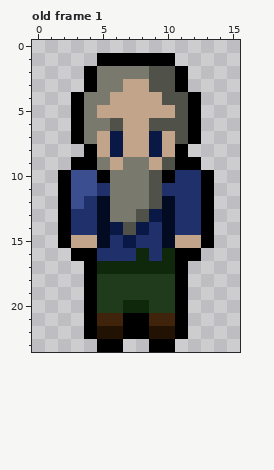
Pixel-art file, stored at art/old_man/old_man.ase. That is the earlier state.
16x24 pixels, 1 frame. Shown: old frame 1. The commit also changed other frames, which this record leaves out.
After:
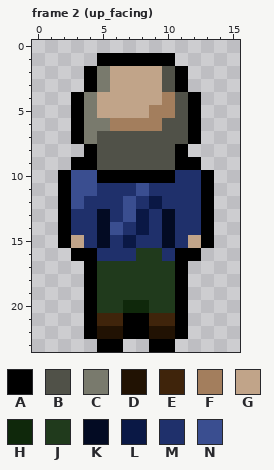
Palette (. is transparent): A #000000  B #505148  C #797a6d  D #211203  E #3f240b  F #a37e5d  G #c1a489  H #0f280b  J #203a1c  K #030b23  L #0a1845  M #1f306b  N #3a4e90
A new or re-ordered frame is compared with the old frame closest to it.
Author's note on the commit: complete old man frames for facing each direction
From old to new:
frames 1 -> 4
Frame 2 (up_facing) is new; against old frame 1:
The edit turns colour B into colour A in row 10 at x 9.
The edit turns colour C into colour A in row 10 at x 6 to 8.
The edit turns colour C into colour B in row 9 at x 5 and 7 to 8.
The edit turns colour G into colour B in rows 7 to 8 at x 5, 7 to 8 and 10; in row 9 at x 6 and 9.
The edit turns colour L into colour B in rows 7 to 8 at x 6 and 9.
The edit turns colour B into colour F in row 4 at x 10; in row 6 at x 6 and 9.
The edit turns colour G into colour F in row 5 at x 9 to 10; in row 6 at x 7 to 8.
The edit turns colour B into colour G in rows 2 to 3 at x 9.
The edit turns colour C into colour G in row 2 at x 6 to 8; in row 3 at x 6; in row 4 at x 5.
The edit turns colour H into colour J in row 16 at x 8; in row 17 at x 5 to 10.
The edit turns colour M into colour J in row 16 at x 9.
The edit turns colour B into colour L in row 12 at x 9; in row 13 at x 8.
The edit turns colour B into colour M in row 11 at x 9; in row 14 at x 7.
The edit turns colour C into colour M in row 11 at x 6 to 7; in row 12 at x 6 and 8; in row 13 at x 6.
The edit turns colour G into colour M in row 15 at x 4 and 11.
The edit turns colour H into colour M in row 16 at x 10.
The edit turns colour K into colour M in row 12 at x 5 and 10.
The edit turns colour L into colour M in row 13 at x 9.
The edit turns colour C into colour N in row 11 at x 8; in rows 12 to 13 at x 7.
The edit turns colour L into colour N in row 14 at x 6.
Pixel boxes of the changes (left, top, right, bottom) in both pictures:
changed: (84, 66, 188, 274)
